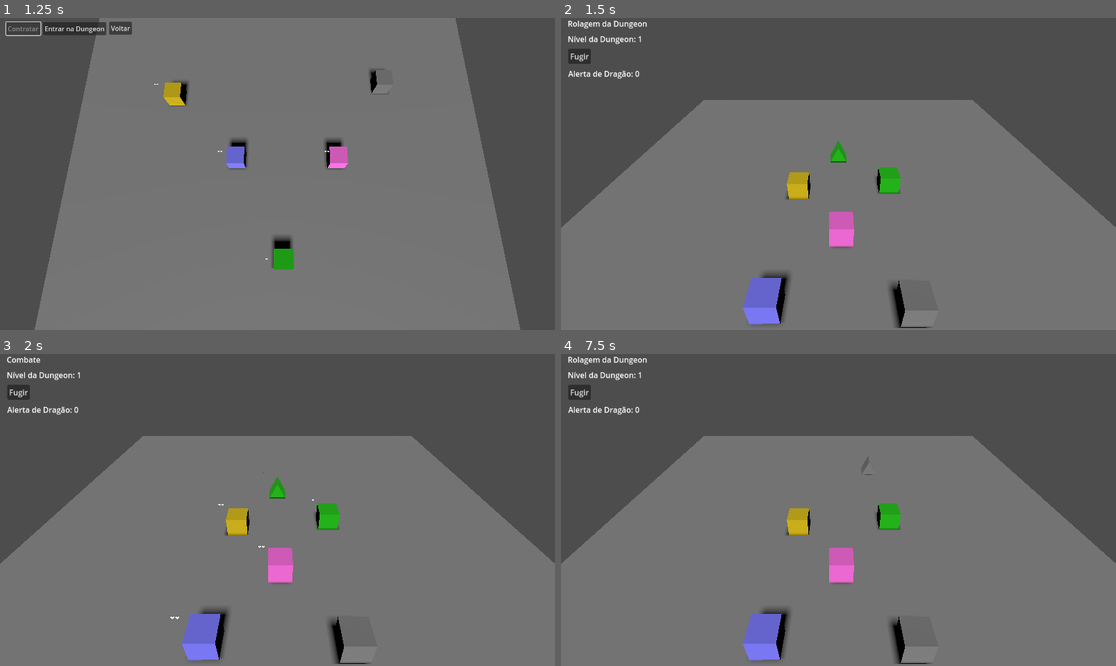
Above: before the commit, frames 1-4 (two rows, left to right).
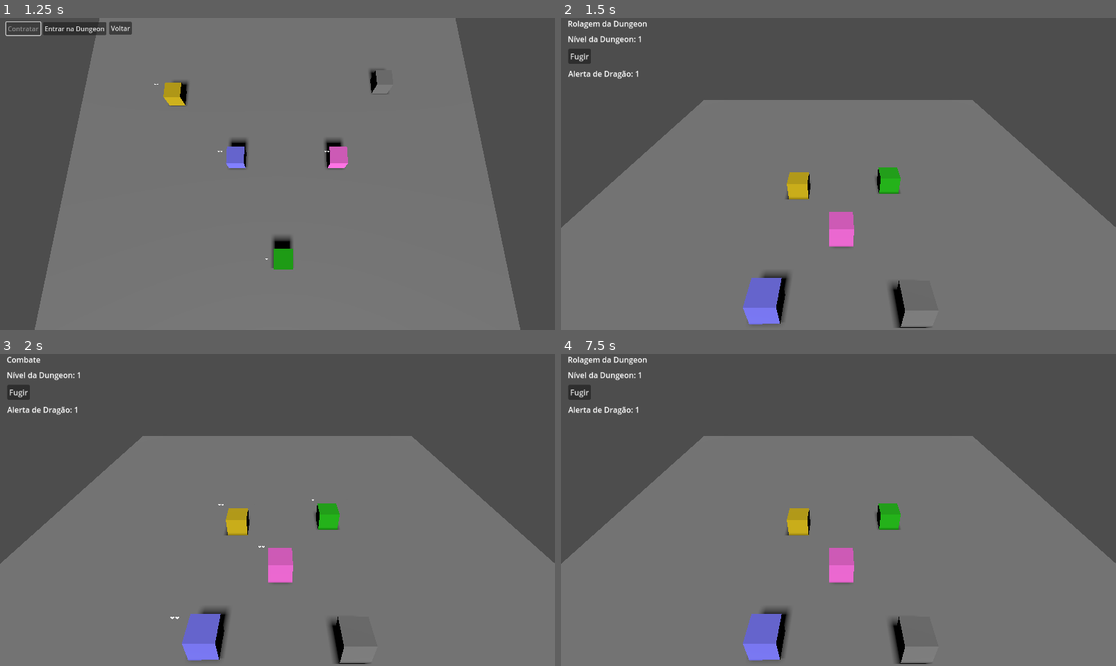
Above: after the commit, the same moments.

Repository: lazaromenezes/dungeon-explorer-godot
Game: Godot game, scene res://scenes/tavern/tavern.tscn
Same seed, same stepped clock (60 frames per second), same inputs: the game is played once before the commit and once after it.
Inputs:
- Up to frame 1 (1.25 s): click "Contratar" at 0.5 s
- Up to frame 2 (1.5 s): click "Entrar na Dungeon" at 1.25 s
- Up to frame 3 (2 s): no input
- Up to frame 4 (7.5 s): click "Fugir" at 2 s; click "Voltar" at 2.75 s; click "Novo Jogo" at 3.5 s; click "Contratar" at 4.25 s; click "Voltar" at 5 s; click "Novo Jogo" at 5.75 s; click "Contratar" at 6.5 s; click "Entrar na Dungeon" at 7.25 s

Frame 1 is identical in both runs. In frame 2, 0.2% of the frame differs, in the area x 13-52%, y 16-47%; in frame 3, 0.2%; in frame 4, less than 0.1%.

Commit message:
Initialize dragon combat

Diff:
--- a/scenes/characters/enemies/enemy_character.gd
+++ b/scenes/characters/enemies/enemy_character.gd
@@ -10,7 +10,7 @@
 
 func define_health(health_dict: Dictionary):
 	if self in health_dict.keys():
-		_set_current_health(health_dict[self])
+		set_current_health(health_dict[self])
 
 func _handle_input(_camera: Node, event: InputEvent, _position: Vector3,
 _normal: Vector3, _shape_idx: int):
@@ -18,12 +18,12 @@
 		enemy_selected.emit(self)
 
 func take_damage():
-	_set_current_health(enemy_stats.current_health - 1)
+	set_current_health(enemy_stats.current_health - 1)
 
 func take_full_damage():
-	_set_current_health(0)
+	set_current_health(0)
 
-func _set_current_health(health: int):
+func set_current_health(health: int):
 	enemy_stats.set_current_health(health)
 	$HealthBar.call("set_progress_bar", health)
 	visible = health > 0
--- a/scenes/dungeon/dungeon.gd
+++ b/scenes/dungeon/dungeon.gd
@@ -19,10 +19,19 @@
 var _current_phase = null
 
 func _ready():
+	_initialize_state()
+	_initialize_phases()
+	_start_party()
+	_start_enemies()
+	_start_dragon()
+	_start_turn()
+
+func _initialize_state():
 	_dungeon_state = DungeonState.new($Dragon)
 	_dungeon_state.dragon_alerted.connect(_on_dragon_alerted)
 	_dungeon_state.level_changed.connect(_on_level_changed)
 
+func _initialize_phases():
 	var roll_phase = RollPhase.new(_dungeon_state, _next_wave)
 	var combat_phase = CombatPhase.new(_dungeon_state)
 	var dragon_phase = DragonPhase.new(_dungeon_state)
@@ -32,10 +41,6 @@
 
 	for phase in _turn_order:
 		phase.started.connect(_on_phase_started)
-
-	_start_party()
-	_start_dungeon()
-	_start_turn()
 
 func _start_turn():
 	for phase in _turn_order:
@@ -49,10 +54,13 @@
 	for hireling in $Hirelings.get_children():
 		hireling.hireling_selected.connect(_on_hireling_selected)
 
-func _start_dungeon():
+func _start_enemies():
 	for enemy in $Enemies.get_children():
 		enemy.enemy_stats.current_health = 0
 		enemy.enemy_selected.connect(_on_enemy_selected)
+
+func _start_dragon():
+	$Dragon.enemy_selected.connect(_on_dragon_selected)
 
 func _on_hireling_selected(selected_hireling: Hireling):
 	_selected_hireling = selected_hireling
@@ -65,7 +73,16 @@
 		_check_remaining_moves()
 		_check_remaining_enemies()
 	else:
-		print("Choose attacker first")
+		print("Escolha o aventureiro primeiro")
+
+func _on_dragon_selected(enemy: Enemy):
+	if(_selected_hireling != null):
+		_selected_hireling.attack(enemy)
+		_unselect_current_hireling()
+		_check_remaining_moves()
+		_check_dragon_is_alive()
+	else:
+		print("Escolha o aventureiro primeiro")
 
 func _unselect_current_hireling():
 	_selected_hireling = null
@@ -95,6 +112,9 @@
 	get_tree().call_group("enemies_group", "define_health", rolled_group)
 
 	_dungeon_state.current_enemies = rolled_group.keys()
+
+func _check_dragon_is_alive():
+	_current_phase.check_completion()
 
 func _check_remaining_enemies():
 	_current_phase.check_completion()
--- a/scenes/dungeon/dungeon.tscn
+++ b/scenes/dungeon/dungeon.tscn
@@ -21,7 +21,7 @@
 
 [node name="Dungeon" type="Node3D" node_paths=PackedStringArray("rollable_hazards")]
 script = ExtResource("1_djhe0")
-rollable_hazards = [NodePath("Dragon"), NodePath("Enemies/Slime"), NodePath("Enemies/Goblin"), NodePath("Enemies/Skeleton")]
+rollable_hazards = [NodePath("Dragon")]
 
 [node name="Scenario" type="Node" parent="."]
 
--- a/scripts/game_logic/dungeon_state.gd
+++ b/scripts/game_logic/dungeon_state.gd
@@ -31,7 +31,7 @@
 	return current_enemies.any(func(e: Enemy): return (e.is_alive() and e != dragon))
 
 func max_allowed_rolls():
-	return min(level, MAX_ROLLS) - dragon_awareness
+	return min(level, MAX_ROLLS - dragon_awareness)
 
 func advance_level():
 	level += 1
--- a/scripts/game_logic/turn_phases/dragon_phase.gd
+++ b/scripts/game_logic/turn_phases/dragon_phase.gd
@@ -14,12 +14,18 @@
 func start():
 	if _dungeon.dragon_awareness >= 3:
 		_dungeon.dragon.visible = true
+		_dungeon.dragon.set_current_health(3)
 
 	started.emit(NAME)
 
 func check_completion():
 	if _dungeon.dragon_awareness < 3:
 		complete()
+	elif not _dungeon.dragon.is_alive():
+		complete()
 
 func complete():
+	if _dungeon.dragon_awareness >= 3:
+		_dungeon.dragon_awareness = 0
+
 	completed.emit()
--- a/scripts/game_logic/turn_phases/roll_phase.gd
+++ b/scripts/game_logic/turn_phases/roll_phase.gd
@@ -22,11 +22,3 @@
 
 func complete():
 	completed.emit()
-
-func _group_rolls(rolled_items: Array):
-	var group: Dictionary = {}
-
-	for item in rolled_items:
-		var count = rolled_items.count(item)
-		if count > 0:
-			group[item] = count
